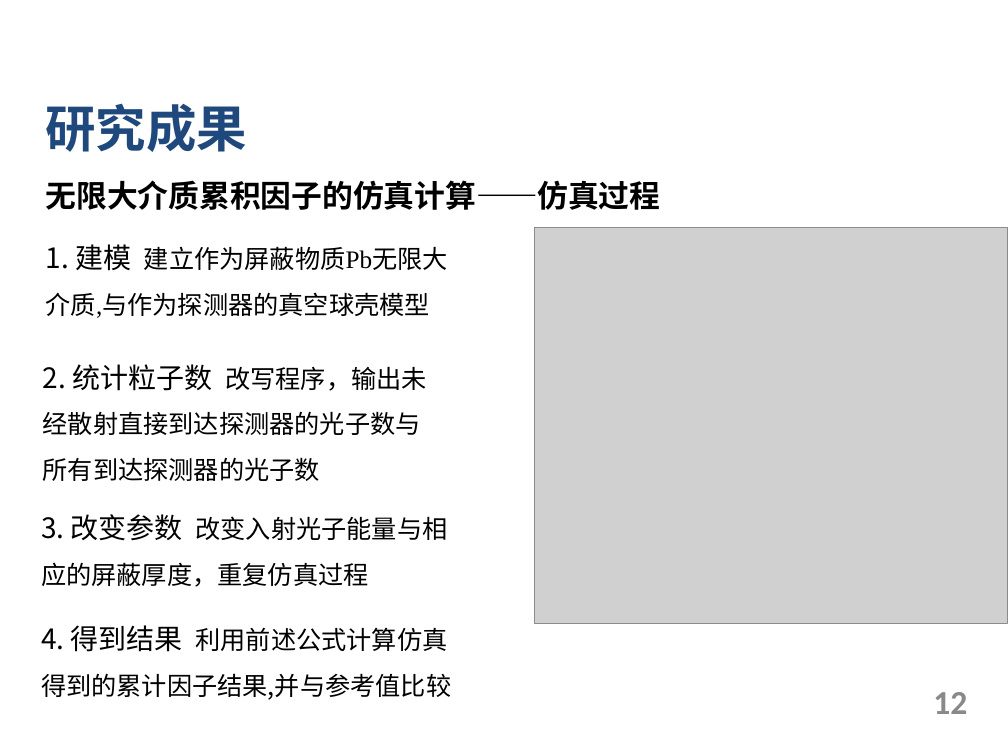
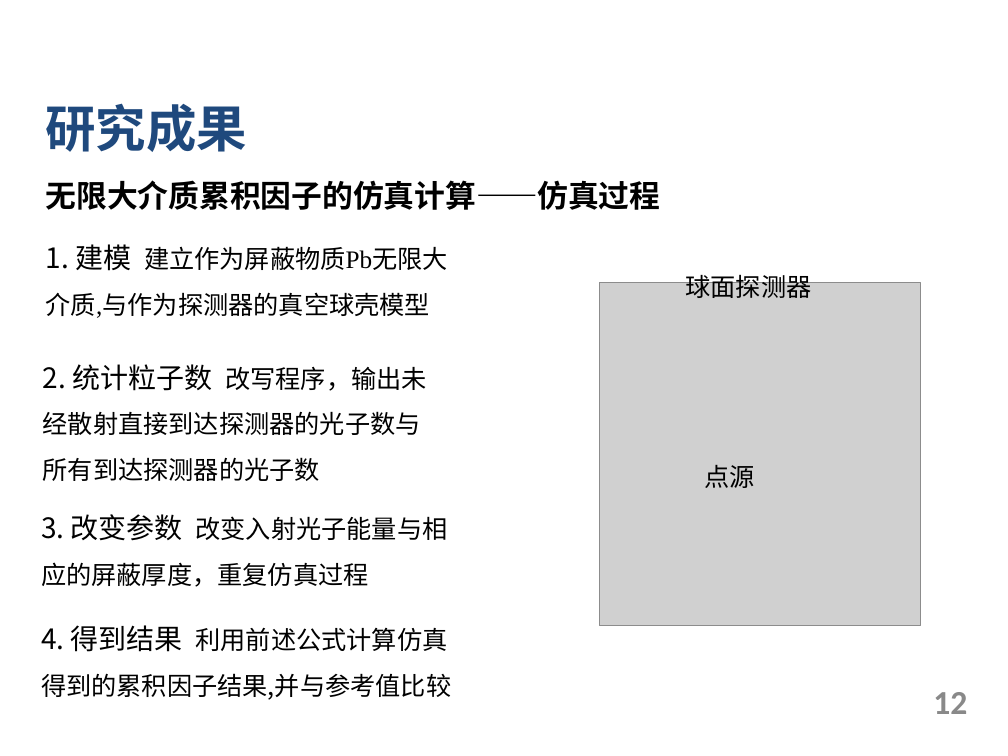
Before and after one commit to Apricot1024/GraduationProject, a slide deck: slide 12 of 2.中期/中期.pptx. Drawn at 1008x756 pixels with LibreOffice and Linux fonts; fonts in the diff are those of the drawing; grey boxes stand for pictures; background and template pictures are left out. Boxes give left, top, right and bottom in pixels: in the first picture for what was removed or moved away, otherwise in the second. Text is boxed around its words. In the diff, an @@ line names an element or a change of style, - is before the commit and + after.

```diff
--- a/2.中期/中期.pptx
+++ b/2.中期/中期.pptx
@@ picture: place and size @@
-picture at <box>534,227,1008,623</box>
+picture at <box>600,282,921,626</box>
@@ text added at <box>685,270,811,298</box>, 18 pt, text #000000 @@
+球面探测器
@@ text added at <box>704,465,754,488</box>, 18 pt, text #000000 @@
+点源
@@ text at <box>41,625,451,700</box>: text changed @@
-4. 得到结果 利用前述公式计算仿真得到的累计因子结果,并与参考值比较
+4. 得到结果 利用前述公式计算仿真得到的累积因子结果,并与参考值比较
```
Also in this commit, not shown: 11 other slides changed, 1 slide added, 16 other files.
